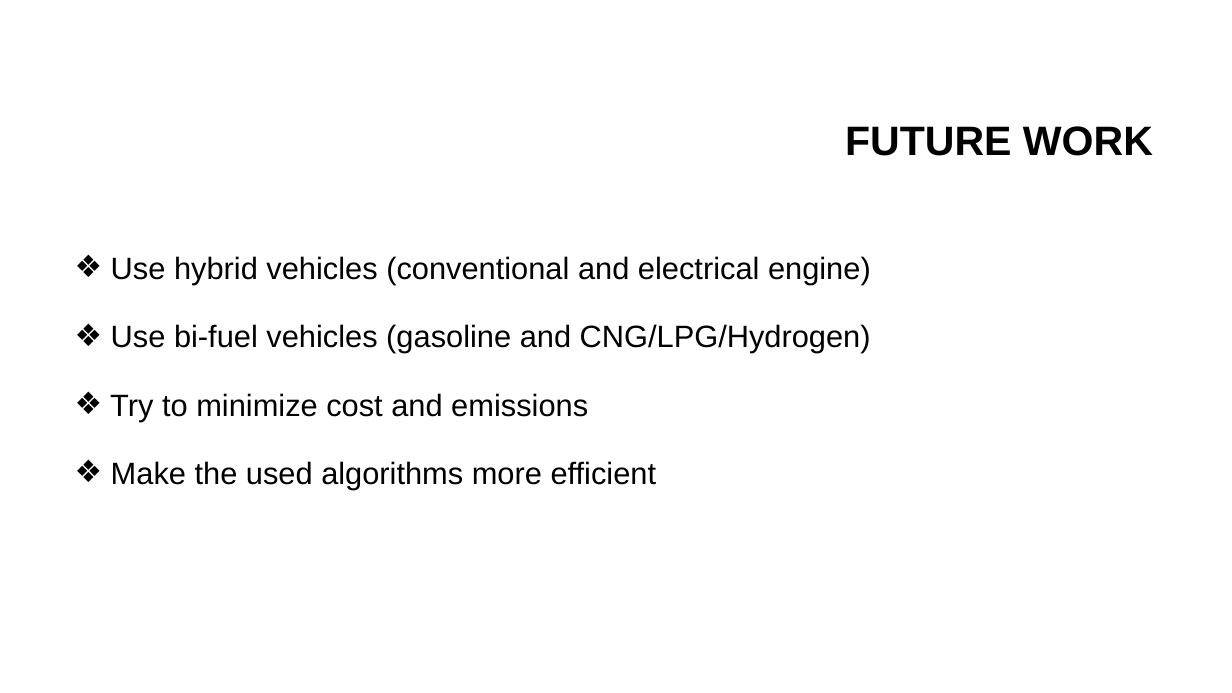
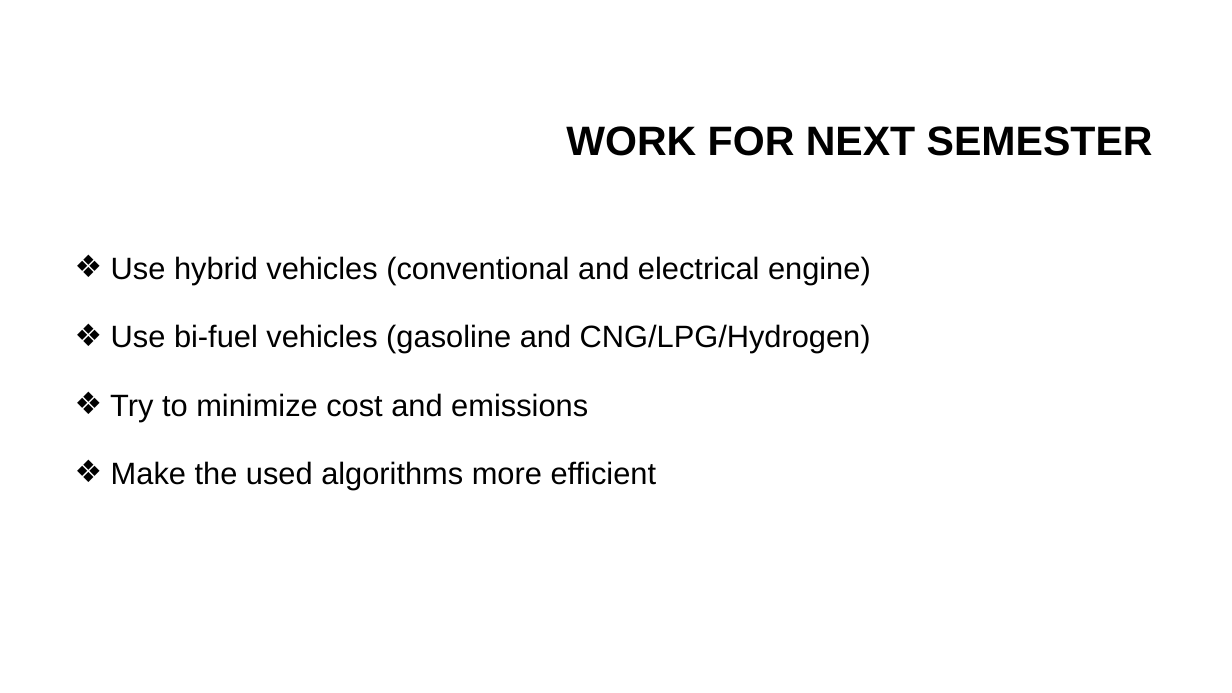
Before and after one commit to nayan082/Thesis-report-slide, a slide deck: slide 21 of 1507082.pptx (slide 20 before the commit). Drawn at 1232x693 pixels with LibreOffice and Linux fonts; fonts in the diff are those of the drawing; background and template pictures are left out. Boxes give left, top, right and bottom in pixels: in the first picture for what was removed or moved away, otherwise in the second. Text is boxed around its words. In the diff, an @@ line names an element or a change of style, - is before the commit and + after.

```diff
--- a/1507082.pptx
+++ b/1507082.pptx
@@ title at (x1=566, y1=126, x2=1153, y2=156): text changed @@
-FUTURE WORK
+WORK FOR NEXT SEMESTER
```
Also in this commit, not shown: 15 other slides changed, 1 slide added, 2 other files.
